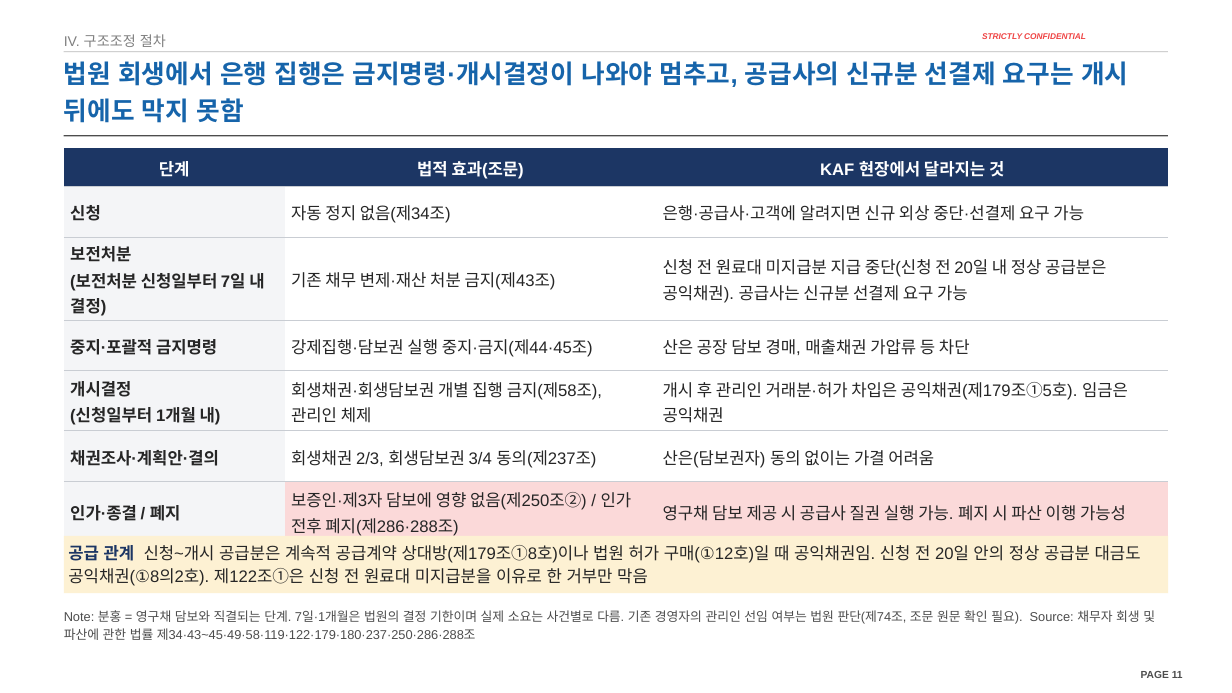
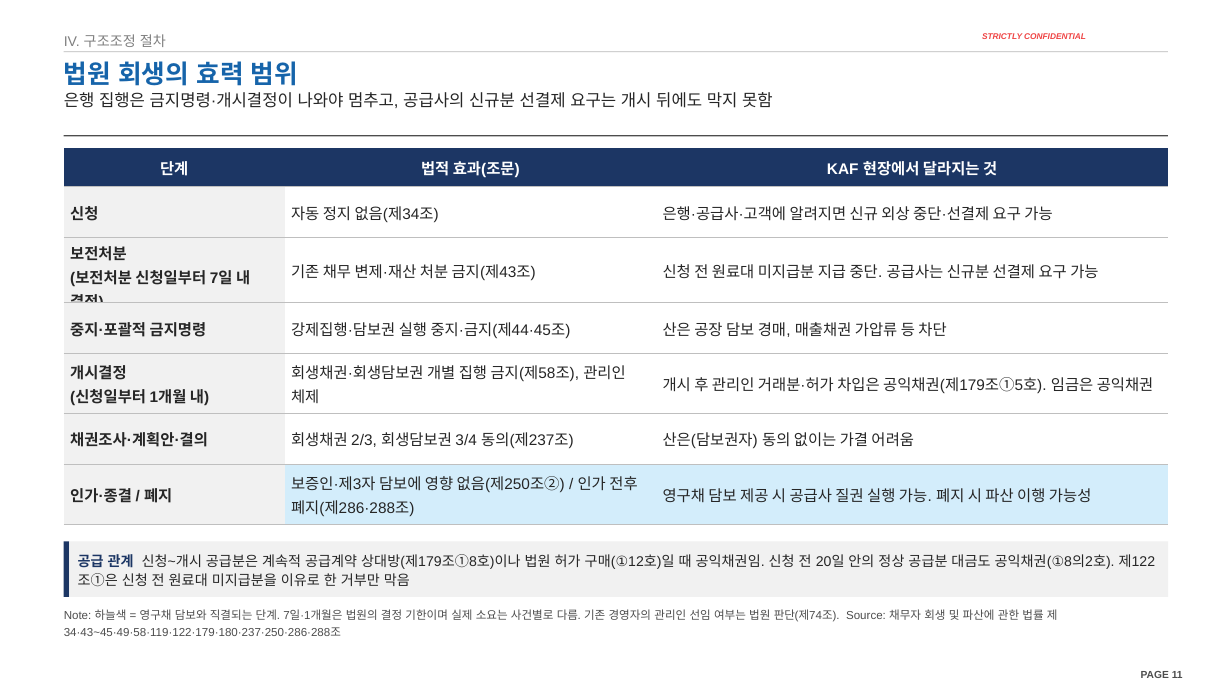
Before and after one commit to jogyesung/GS-Secretary, a slide deck: slide 11 of outputs/CIP_KAF_솔리드_자금조달차질_시나리오_20261118.pptx. Drawn at 1232x693 pixels with LibreOffice and Linux fonts; fonts in the diff are those of the drawing; background and template pictures are left out. Boxes give left, top, right and bottom in pixels: in the first picture for what was removed or moved away, otherwise in the second. Text is boxed around its words. In the diff, an @@ line names an element or a change of style, - is before the commit and + after.

```diff
--- a/outputs/CIP_KAF_솔리드_자금조달차질_시나리오_20261118.pptx
+++ b/outputs/CIP_KAF_솔리드_자금조달차질_시나리오_20261118.pptx
@@ title added at (64, 61, 298, 86), 20 pt, text #1664AA, bold @@
+법원 회생의 효력 범위
@@ text at (64, 92, 773, 108): text changed; size 20 to 13 pt; text colour #1664AA to #262626; bold off @@
-법원 회생에서 은행 집행은 금지명령·개시결정이 나와야 멈추고, 공급사의 신규분 선결제 요구는 개시 뒤에도 막지 못함
+은행 집행은 금지명령·개시결정이 나와야 멈추고, 공급사의 신규분 선결제 요구는 개시 뒤에도 막지 못함
@@ text "은행 집행은 금지명령·개시결정이 나와야 멈추고, ..." at (64, 92, 773, 108): vertical alignment bottom to top @@
@@ table at (64, 148, 1168, 521) @@
-row 3, column 3: 신청 전 원료대 미지급분 지급 중단(신청 전 20일 내 정상 공급분은 공익채권). 공급사는 신규분 선결제 요구 가능
+row 3, column 3: 신청 전 원료대 미지급분 지급 중단. 공급사는 신규분 선결제 요구 가능
@@ fill #F4F5F7 to #F1F1F1 in 6 cells @@
@@ fill #FBD9D9 to #D3EDFB in 2 cells @@
@@ size 13 to 12 pt @@
@@ borders changed @@
@@ rectangle added at (64, 542, 69, 597), fill #1C3664 @@
@@ rectangle "공급 관계 신청~개시 공급분은 계속적 ...": place and size @@
-rectangle "공급 관계 신청~개시 공급분은 계속적 ..." at (64, 536, 1168, 593)
+rectangle "공급 관계 신청~개시 공급분은 계속적 ..." at (69, 542, 1168, 597)
@@ rectangle "공급 관계 신청~개시 공급분은 계속적 ..." at (69, 542, 1168, 597): size 13 to 11 pt; vertical alignment top to middle; fill #FDF1D3 to #F1F1F1 @@
@@ text at (64, 609, 1058, 636): text changed; size 10 to 9 pt @@
-Note: 분홍 = 영구채 담보와 직결되는 단계. 7일·1개월은 법원의 결정 기한이며 실제 소요는 사건별로 다름. 기존 경영자의 관리인 선임 여부는 법원 판단(제74조, 조문 원문 확인 필요). Source: 채무자 회생 및 파산에 관한 법률 제34·43~45·49·58·119·122·179·180·237·250·286·288조
+Note: 하늘색 = 영구채 담보와 직결되는 단계. 7일·1개월은 법원의 결정 기한이며 실제 소요는 사건별로 다름. 기존 경영자의 관리인 선임 여부는 법원 판단(제74조). Source: 채무자 회생 및 파산에 관한 법률 제34·43~45·49·58·119·122·179·180·237·250·286·288조
```
Also in this commit, not shown: 26 other slides changed, 2 other files.
